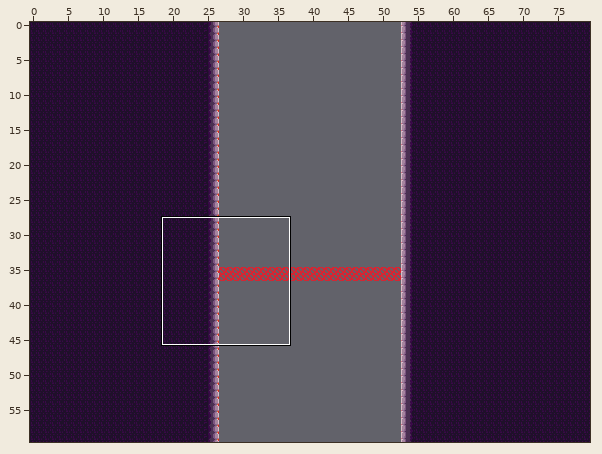
Two versions of a level (Tiled map (JSON), assets/world/room/intro6a.json). Above: a wide view before the commit, with the close-up outlined.
Close-up. Before:
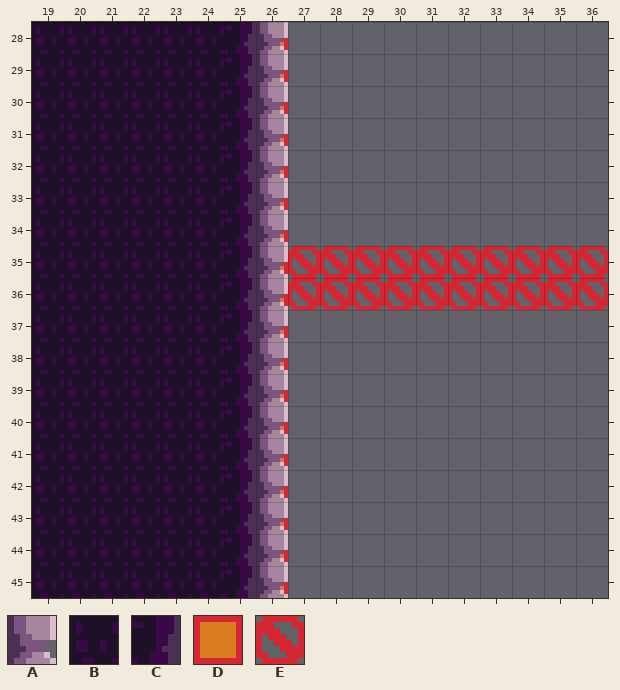
Cells are 8x8 px. Shown: x 19..36, y 28..45. The commit also changed other parts of the map, which this record leaves out.
Key: from "stone": A 15, B 63, C 64; from "tools": D 1 "ground", E 18 "KillBox".
_ is an empty cell, # one hidden under a higher layer.
Layer "draft" before, first column x 19:
28 #######D__________
29 #######D__________
30 #######D__________
31 #######D__________
32 #######D__________
33 #######D__________
34 #######D__________
35 #######D__________
36 #######D__________
37 #######D__________
38 #######D__________
39 #######D__________
40 #######D__________
41 #######D__________
42 #######D__________
43 #######D__________
44 #######D__________
45 #######D__________
Layer "entity" before, first column x 19:
28 __________________
29 __________________
30 __________________
31 __________________
32 __________________
33 __________________
34 __________________
35 ________EEEEEEEEEE
36 ________EEEEEEEEEE
37 __________________
38 __________________
39 __________________
40 __________________
41 __________________
42 __________________
43 __________________
44 __________________
45 __________________
Layer "map" before, first column x 19:
28 BBBBBBCA__________
29 BBBBBBCA__________
30 BBBBBBCA__________
31 BBBBBBCA__________
32 BBBBBBCA__________
33 BBBBBBCA__________
34 BBBBBBCA__________
35 BBBBBBCA__________
36 BBBBBBCA__________
37 BBBBBBCA__________
38 BBBBBBCA__________
39 BBBBBBCA__________
40 BBBBBBCA__________
41 BBBBBBCA__________
42 BBBBBBCA__________
43 BBBBBBCA__________
44 BBBBBBCA__________
45 BBBBBBCA__________
And afterwards:
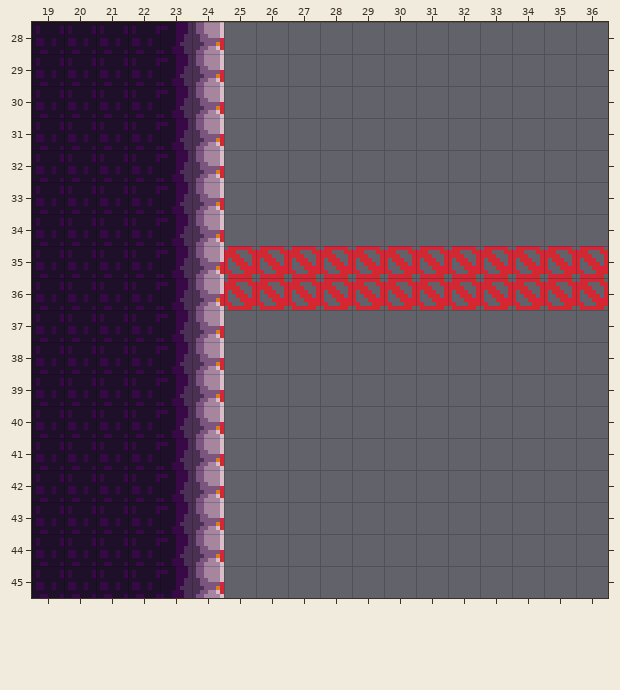
The exact change:
Layer "draft":
The edit erases the tile that lay hidden in rows 28 to 45 at x 25.
The edit erases tile D in rows 28 to 45 at x 26.
Layer "entity":
There is now tile E in rows 35 to 36 at x 25 to 26.
Layer "map":
The edit turns tile B into tile A in rows 28 to 45 at x 24.
The edit turns tile B into tile C in rows 28 to 45 at x 23.
The edit erases tile A in rows 28 to 45 at x 26.
The edit erases tile C in rows 28 to 45 at x 25.
Where, in picture pixels (left, top, right, bottom), the same in both close-ups:
changed: (160, 22, 288, 598)
